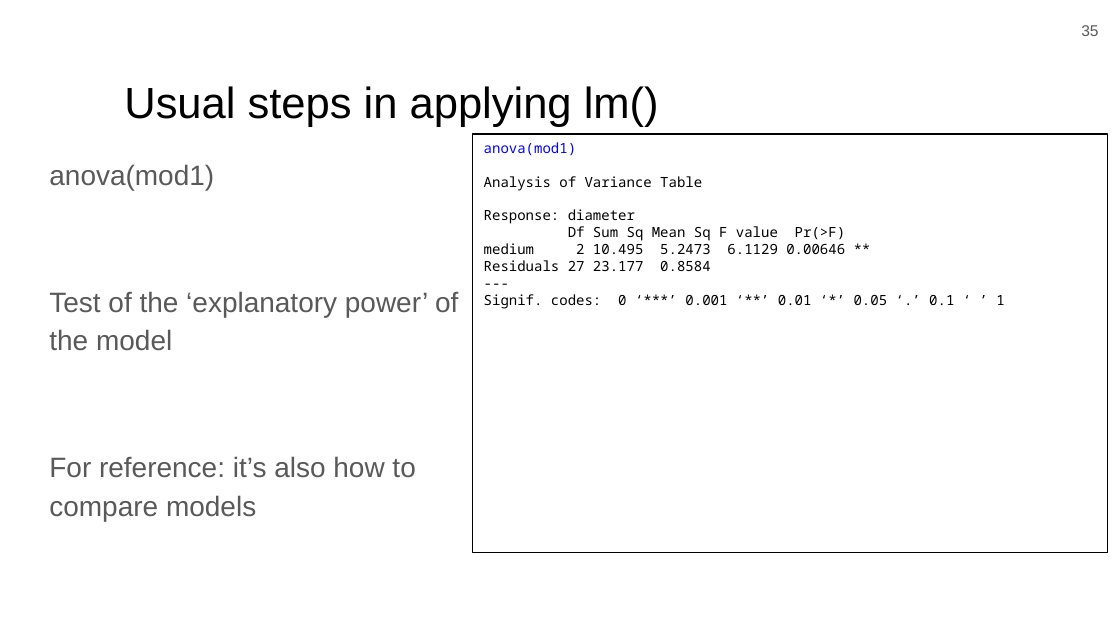
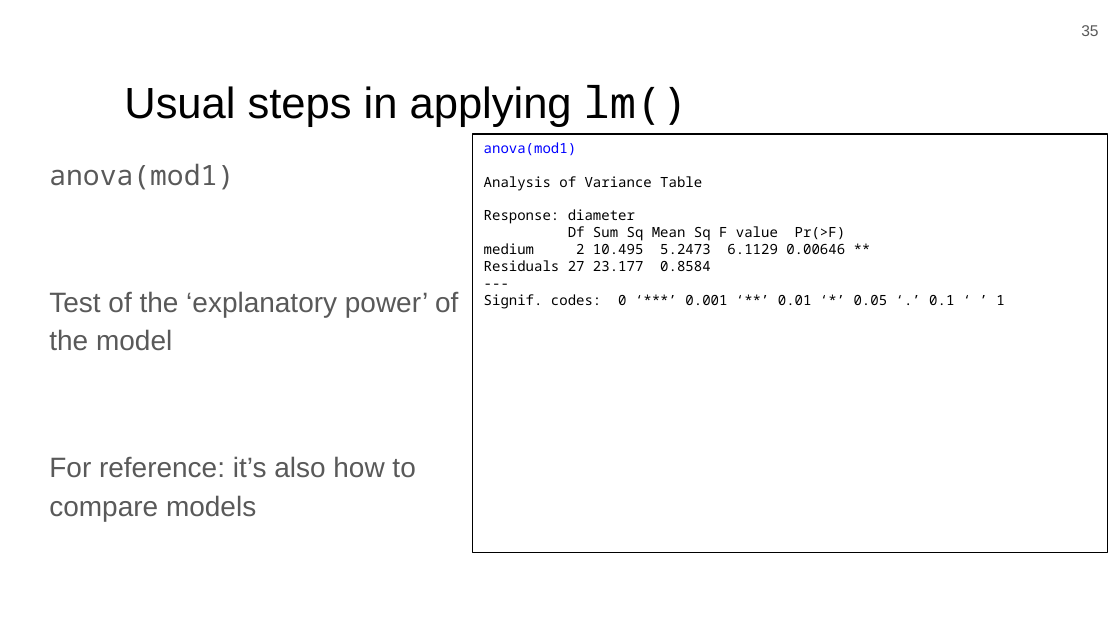
Before and after one commit to 3mmaRand/58I_quant_and_comp_2019, a slide deck: slide 35 of slides/introduction_2019.pptx. Drawn at 1120x630 pixels with LibreOffice and Linux fonts; fonts in the diff are those of the drawing; background and template pictures are left out. Boxes give left, top, right and bottom in pixels: in the first picture for what was removed or moved away, otherwise in the second. Text is boxed around its words. In the diff, an @@ line names an element or a change of style, - is before the commit and + after.

```diff
--- a/slides/introduction_2019.pptx
+++ b/slides/introduction_2019.pptx
@@ title "Usual steps in applying lm()" at bbox=[124, 85, 688, 127]: font Arial to Noto Sans Mono in "lm()" @@
@@ text at bbox=[49, 163, 415, 521]: font Arial to Noto Sans Mono in "anova(mod1)"; more space between paragraphs @@
```
Also in this commit, not shown: 7 other slides changed, 4 other files.
